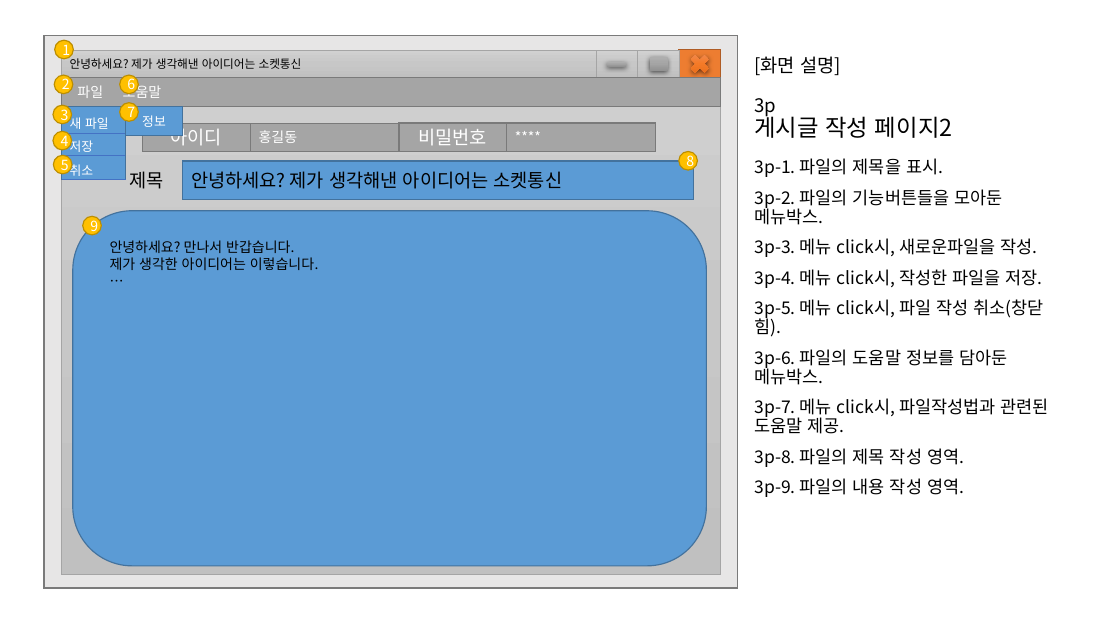
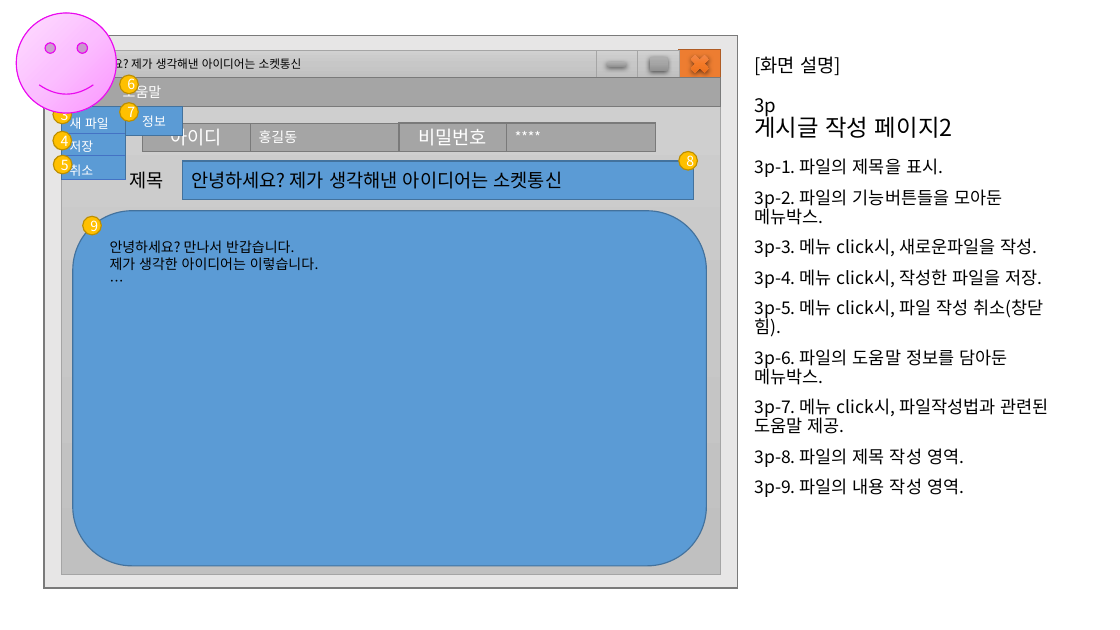
Before and after one commit to jwsimhj97/Fullstack, a slide deck: slide 5 of 소켓통신_심현정.pptx. Drawn at 1120x630 pixels with LibreOffice and Linux fonts; fonts in the diff are those of the drawing. Boxes give left, top, right and bottom in pixels: in the first picture for what was removed or moved away, otherwise in the second. Text is boxed around its words. In the diff, an @@ line names an element or a change of style, - is before the commit and + after.

```diff
--- a/소켓통신_심현정.pptx
+++ b/소켓통신_심현정.pptx
@@ smiley face added at bbox=[16, 13, 116, 113], fill gradient #FB95FF to #FCBEFF to #FEDFFF, outline #EA0AEF 1 pt @@
@@ text in ellipse at bbox=[62, 41, 70, 59]: text removed @@
-1
```
Also in this commit, not shown: 2 other slides changed, 11 other files.
